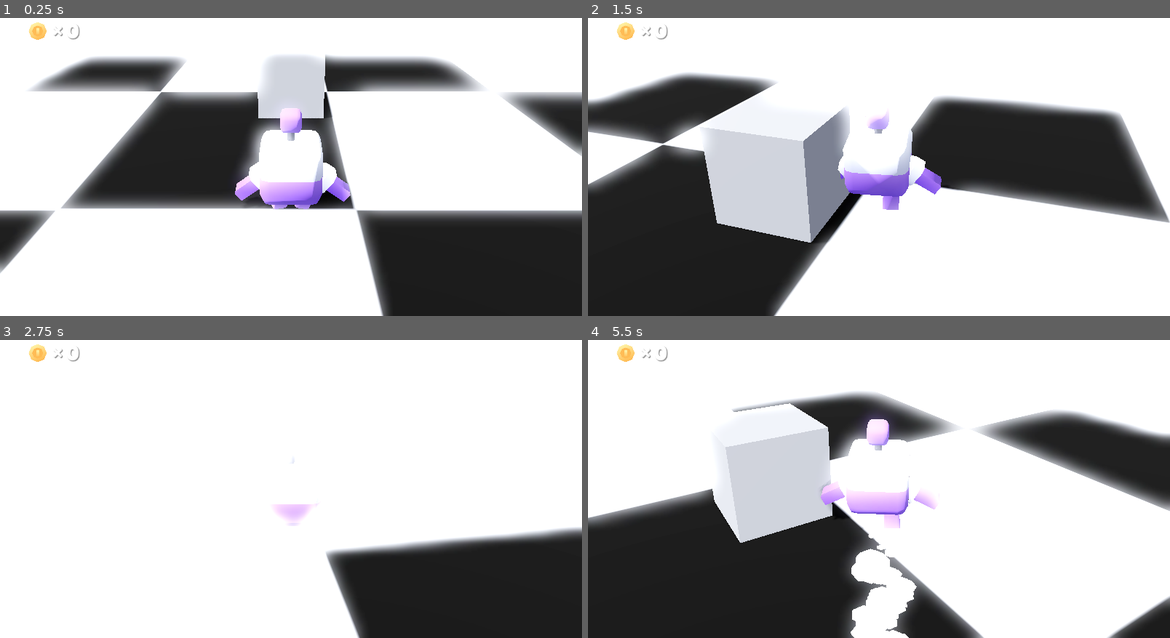
Above: before the commit, frames 1-4 (two rows, left to right).
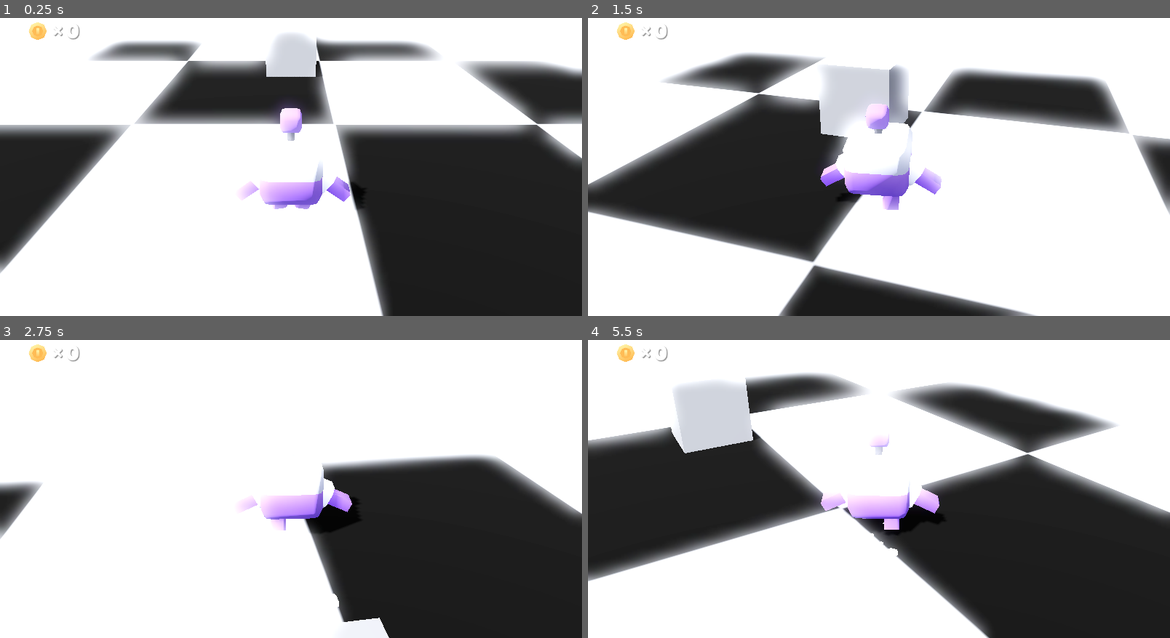
Above: after the commit, the same moments.

Repository: StudioXPEtudiant/25-26.FR.J.S1_RunShooter
Game: Godot game, scene res://scenes/NiveauTest.tscn
The game is run twice, just before and just after one commit, with the same random seed, the same clock (stepped at 60 frames per second) and the same inputs. This scene is started directly instead of the project's main scene.
Inputs (mouse positions are in pixels of both pictures, inside the frame that each line leads up to):
- Up to frame 1 (0.25 s): no input
- Up to frame 2 (1.5 s): move the mouse to (908, 152) at 0.52 s; hold E (Interact) 0.53-1.28 s; hold W (move_forward) from 0.53 s (still down); tap Space (jump) at 0.77 s; move the mouse to (849, 155) at 1.27 s; tap E (Interact) at 1.35 s
- Up to frame 3 (2.75 s): keep holding W (move_forward); tap Space (jump) at 1.52 s; move the mouse to (302, 468) at 2.02 s; hold E (Interact) from 2.03 s (still down); tap Down (camera_down) at 2.1 s
- Up to frame 4 (5.5 s): keep holding W (move_forward); move the mouse to (873, 480) at 2.77 s; release E (Interact) at 2.78 s; tap Left (camera_left) at 2.85 s; tap Space (jump) at 3.02, 3.77, 4.52 s; tap E (Interact) at 3.05, 4.55 s; move the mouse to (919, 477) at 3.52 s; hold E (Interact) 3.53-4.28 s; tap Right (camera_right) at 3.6 s; move the mouse to (832, 471) at 4.27 s; tap Up (camera_up) at 4.35 s; move the mouse to (884, 474) at 5.02 s; hold E (Interact) from 5.03 s (still down)

The runs differ from the first frame. In frame 1, 42% of the frame differs, in the area x 0-100%, y 5-69%; in frame 2, 50%; in frame 3, 15%; in frame 4, 67%, in the area x 0-100%, y 10-100%.

Commit message:
Ajout de l'aide visuelle a l'interaction

Diff:
--- a/runshooter/scenes/NiveauTest.tscn
+++ b/runshooter/scenes/NiveauTest.tscn
@@ -37,6 +37,7 @@
 environment = ExtResource("1_6676m")
 
 [node name="Player" parent="." node_paths=PackedStringArray("view") instance=ExtResource("2_v5gs2")]
+transform = Transform3D(1, 0, 0, 0, 1, 0, 0, 0, 1, 0, 0.5, -2.36094)
 view = NodePath("../View")
 
 [node name="InteractionArea" type="Area3D" parent="Player"]
@@ -45,7 +46,7 @@
 shape = SubResource("SphereShape3D_dftjh")
 
 [node name="View" type="Node3D" parent="."]
-transform = Transform3D(1, 0, 0, 0, 1, 0, 0, 0, 0.999999, 0, 0.976511, 0)
+transform = Transform3D(1, 0, 0, 0, 1, 0, 0, 0, 0.999999, 0, 0.976511, -2.36094)
 
 [node name="Camera" type="Camera3D" parent="View"]
 transform = Transform3D(-1, 3.69464e-08, -7.92319e-08, 0, 0.906308, 0.422618, 8.74228e-08, 0.422618, -0.906308, 0, 2.5, -4)
@@ -108,4 +109,19 @@
 [node name="CollisionShape3D" type="CollisionShape3D" parent="NPC"]
 shape = SubResource("BoxShape3D_5ldyi")
 
+[node name="InteractionUI" type="Node3D" parent="NPC"]
+
+[node name="InteractionIcon" type="Label3D" parent="NPC/InteractionUI"]
+transform = Transform3D(-1, 0, -8.74228e-08, 0, 1, 0, 8.74228e-08, 0, -1, 0, 0.901, 0)
+modulate = Color(0, 0, 0, 1)
+outline_modulate = Color(1, 1, 1, 0)
+text = "E"
+outline_size = 0
+
+[node name="InteractionArrow" type="Label3D" parent="NPC/InteractionUI"]
+transform = Transform3D(1.26253, 0, 0, 0, 1, 0, 0, 0, 1, 0, 0.88699, 0)
+pixel_size = 0.009
+modulate = Color(0.588235, 1, 1, 1)
+text = "▼"
+
 [connection signal="coin_collected" from="Player" to="HUD" method="_on_coin_collected"]
--- a/runshooter/scenes/main.tscn
+++ b/runshooter/scenes/main.tscn
@@ -14,6 +14,9 @@
 [ext_resource type="PackedScene" uid="uid://dy017k58p20sk" path="res://objects/cloud.tscn" id="13_drtpy"]
 [ext_resource type="Texture2D" uid="uid://cd7oyc56ehkx1" path="res://sprites/coin.png" id="13_jfda3"]
 [ext_resource type="FontFile" uid="uid://d0cxd77jybrcn" path="res://fonts/lilita_one_regular.ttf" id="17_tk810"]
+
+[sub_resource type="SphereShape3D" id="SphereShape3D_wdb5o"]
+radius = 1.94486
 
 [sub_resource type="LabelSettings" id="LabelSettings_38ys3"]
 font = ExtResource("17_tk810")
@@ -37,6 +40,11 @@
 [node name="Player" parent="." node_paths=PackedStringArray("view") instance=ExtResource("2_onms2")]
 unique_name_in_owner = true
 view = NodePath("../View")
+
+[node name="InteractionArea" type="Area3D" parent="Player"]
+
+[node name="CollisionShape3D" type="CollisionShape3D" parent="Player/InteractionArea"]
+shape = SubResource("SphereShape3D_wdb5o")
 
 [node name="View" type="Node3D" parent="." node_paths=PackedStringArray("target")]
 transform = Transform3D(0.707107, -0.298836, 0.640856, 0, 0.906308, 0.422618, -0.707107, -0.298836, 0.640856, 0, 0, 0)
--- a/runshooter/scripts/NPC_Interaction.gd
+++ b/runshooter/scripts/NPC_Interaction.gd
@@ -1,13 +1,38 @@
 extends CharacterBody3D
 
+@export var dialogues: Array[String] = [
+	"Bonjour je suis Pierre",
+	"Tu veux ma photo ?!",
+	"Tiens"
+]
 
-@export var dialogues: Array[String] = [
-	"Bonjour je m'appelle Pierre",
-]
+@onready var interaction_icon: Label3D = $InteractionUI/InteractionIcon
+@onready var interaction_arrow: Label3D = $InteractionUI/InteractionArrow
+@onready var interaction_ui: Node3D = $InteractionUI
+@export var icon_distance := 0.8
+@export var icon_height := 2.2
+
+
+func _ready():
+	interaction_icon.visible = false
+	interaction_arrow.visible = false
+
+func set_interaction_visible(p_visible: bool):
+	interaction_icon.visible = p_visible
+	interaction_arrow.visible = p_visible
 
 
 func interact():
-	print("Pierre :")
+	for dialogue in dialogues:
+		print("Pierre : ", dialogue)
 
-	for dialogue in dialogues:
-		print(dialogue)
+func _process(_delta):
+	var camera := get_viewport().get_camera_3d()
+
+	if camera == null:
+		return
+
+	interaction_ui.look_at(
+		Vector3(camera.global_position.x, interaction_ui.global_position.y, camera.global_position.z),
+		Vector3.UP
+	)
--- a/runshooter/scripts/player.gd
+++ b/runshooter/scripts/player.gd
@@ -37,8 +37,8 @@
 # =========================
 
 func _ready():
-
 	Input.mouse_mode = Input.MOUSE_MODE_CAPTURED
+
 	interaction_area.body_entered.connect(_on_body_entered)
 	interaction_area.body_exited.connect(_on_body_exited)
 
@@ -237,22 +237,22 @@
 # =========================
 
 func _on_body_entered(body: Node3D):
-
-
 	if body.has_method("interact"):
 		npc_nearby = body
 
+		if body.has_method("set_interaction_visible"):
+			body.set_interaction_visible(true)
+
 func _on_body_exited(body: Node3D):
-
-
 	if body == npc_nearby:
+		if body.has_method("set_interaction_visible"):
+			body.set_interaction_visible(false)
+
 		npc_nearby = null
 
+
 func _process(_delta):
-
 	if Input.is_action_just_pressed("Interact"):
-
-
 		if npc_nearby != null:
 			npc_nearby.interact()
 
Not shown: 1 places in runshooter/scenes/main.tscn that only renumber resources
